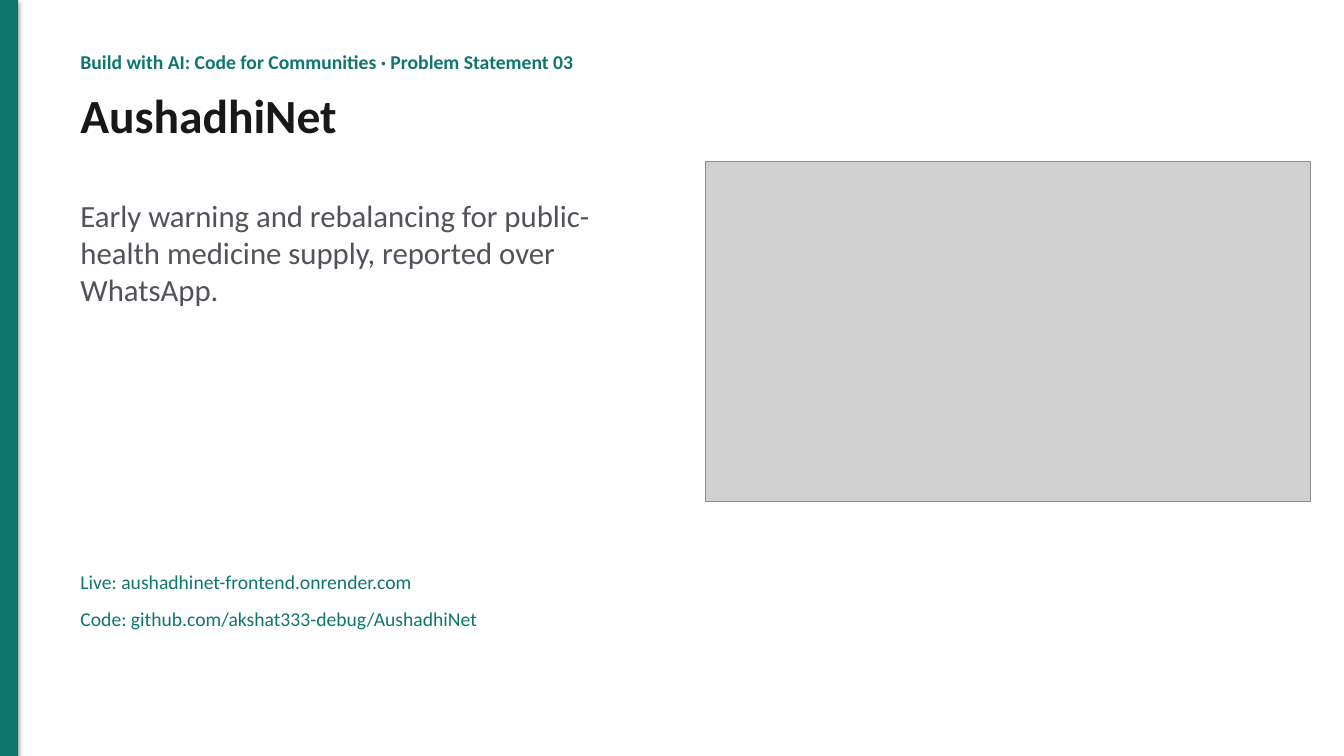
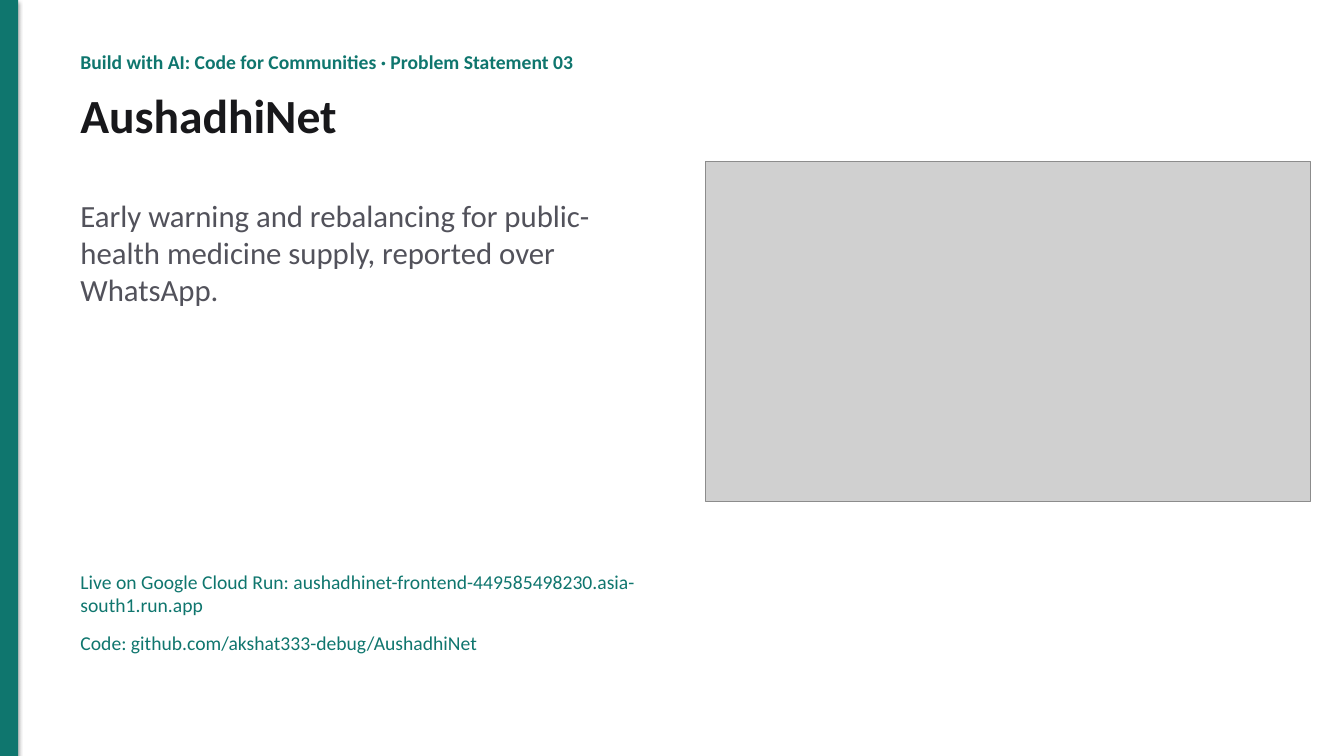
Before and after one commit to akshat333-debug/AushadhiNet, a slide deck: slide 1 of docs/pitch/AushadhiNet-pitch.pptx. Drawn at 1344x756 pixels with LibreOffice and Linux fonts; fonts in the diff are those of the drawing; grey boxes stand for pictures. Boxes give left, top, right and bottom in pixels: in the first picture for what was removed or moved away, otherwise in the second. Text is boxed around its words. In the diff, an @@ line names an element or a change of style, - is before the commit and + after.

```diff
--- a/docs/pitch/AushadhiNet-pitch.pptx
+++ b/docs/pitch/AushadhiNet-pitch.pptx
@@ text at (80, 575, 634, 615): text changed @@
-Live: aushadhinet-frontend.onrender.com
+Live on Google Cloud Run: aushadhinet-frontend-449585498230.asia-south1.run.app
```
Also in this commit, not shown: 5 other slides changed, 3 other files.
